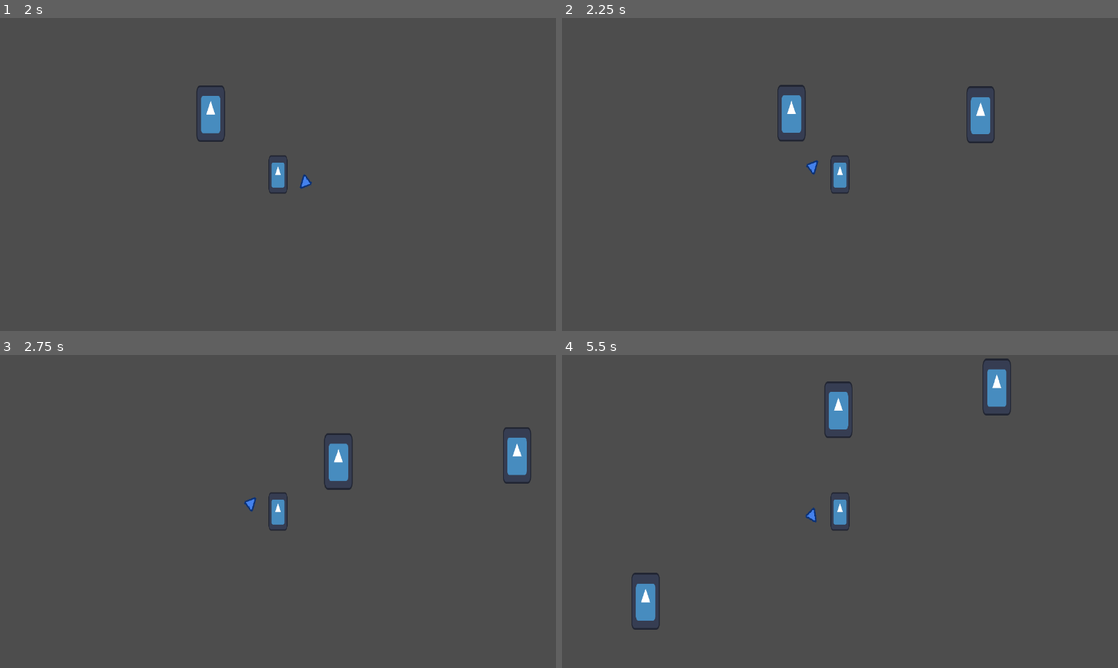
Above: before the commit, frames 1-4 (two rows, left to right).
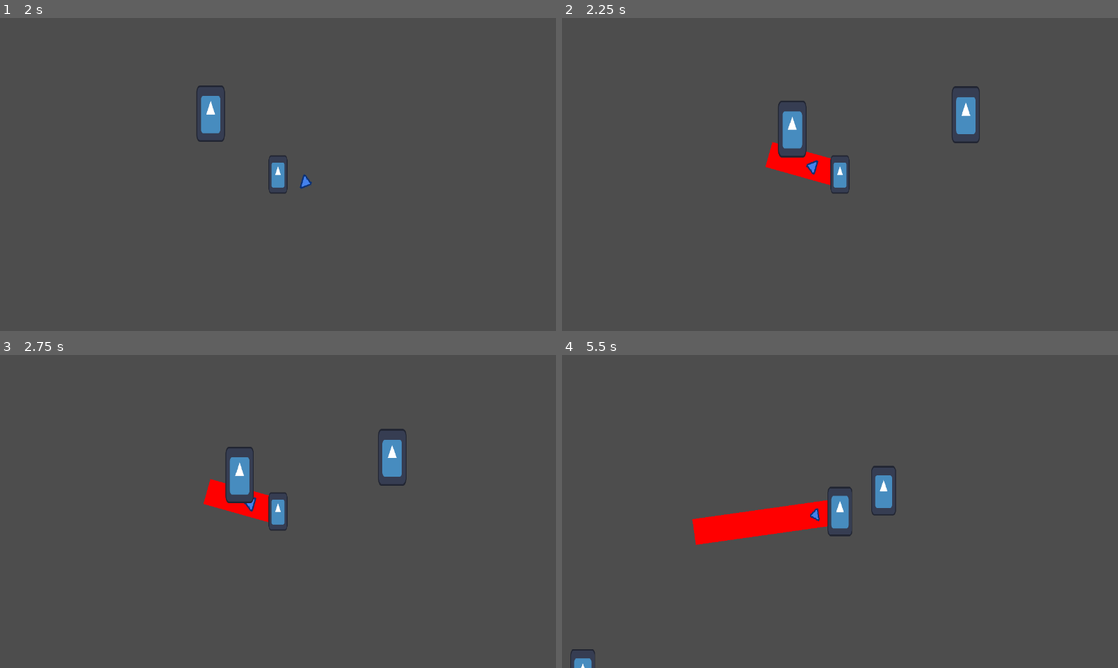
Above: after the commit, the same moments.

Repository: freddder/GMTK_Jam_2024
Game: Godot game, scene res://scenes/main_level.tscn
The game is run twice, just before and just after one commit, with the same random seed, the same clock (stepped at 60 frames per second) and the same inputs. The engine's default icon, where the game draws it, is replaced by a stand-in: a white triangle on a blue panel in a dark square.
Inputs (mouse positions are in pixels of both pictures, inside the frame that each line leads up to):
- Up to frame 1 (2 s): tap Enter at 0.5 s; move the mouse to (250, 237) at 0.52 s; hold W (move_up) from 0.53 s (still down); tap Space (heavy_attack) at 0.6, 1.25 s; move the mouse to (444, 221) at 1.27 s; click (444, 221) at 1.35 s
- Up to frame 2 (2.25 s): move the mouse to (673, 127) at 2.02 s; release W (move_up) at 2.03 s; hold A (move_left) from 2.03 s (still down); right-click (673, 127) at 2.1 s
- Up to frame 3 (2.75 s): keep holding A (move_left)
- Up to frame 4 (5.5 s): move the mouse to (867, 511) at 2.77 s; tap Space (heavy_attack) at 2.85, 5.1 s; move the mouse to (756, 433) at 3.52 s; release A (move_left) at 3.53 s; hold S (move_down) 3.53-4.28 s; click (756, 433) at 3.6 s; move the mouse to (962, 495) at 4.27 s; hold D (move_right) 4.28-5.03 s; right-click (962, 495) at 4.35 s; move the mouse to (728, 527) at 5.02 s; hold W (move_up) from 5.03 s (still down)

Frame 1 is identical in both runs. In frame 2, 2.1% of the frame differs, in the area x 36-78%, y 21-54%; in frame 3, 2.8%; in frame 4, 4.5%, in the area x 1-81%, y 1-100%.
Error after the commit: Invalid call to function 'take_hit' in base 'Area2D (EnemyCharacter)'. Expected 3 arguments. (res://scripts/player.gd:269)

Commit message:
Ignore this

Diff:
--- a/scripts/enemy.gd
+++ b/scripts/enemy.gd
@@ -10,6 +10,7 @@
 var pending_knockback_strength: float = 0.0
 var health: float = default_health
 
+
 func _physics_process(delta: float) -> void:
 	var speed := default_speed
 	var target_position := player.global_position
@@ -17,7 +18,7 @@
 	global_position -= global_position.direction_to(target_position) * pending_knockback_strength
 	pending_knockback_strength = 0.0
 
-func take_hit(damage_amount: float, knockback_strength: float):
+func take_hit(damage_amount: float, knockback_strength: float, knock):
 	health -= damage_amount
 	pending_knockback_strength += knockback_strength
 	if health <= 0:
